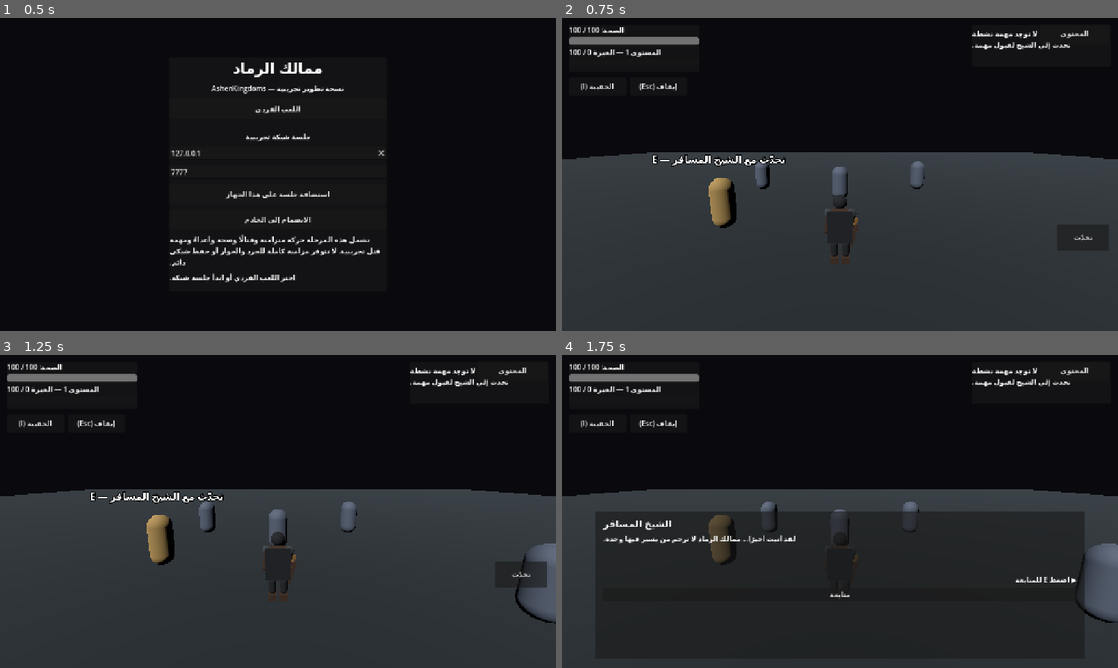
Above: before the commit, frames 1-4 (two rows, left to right).
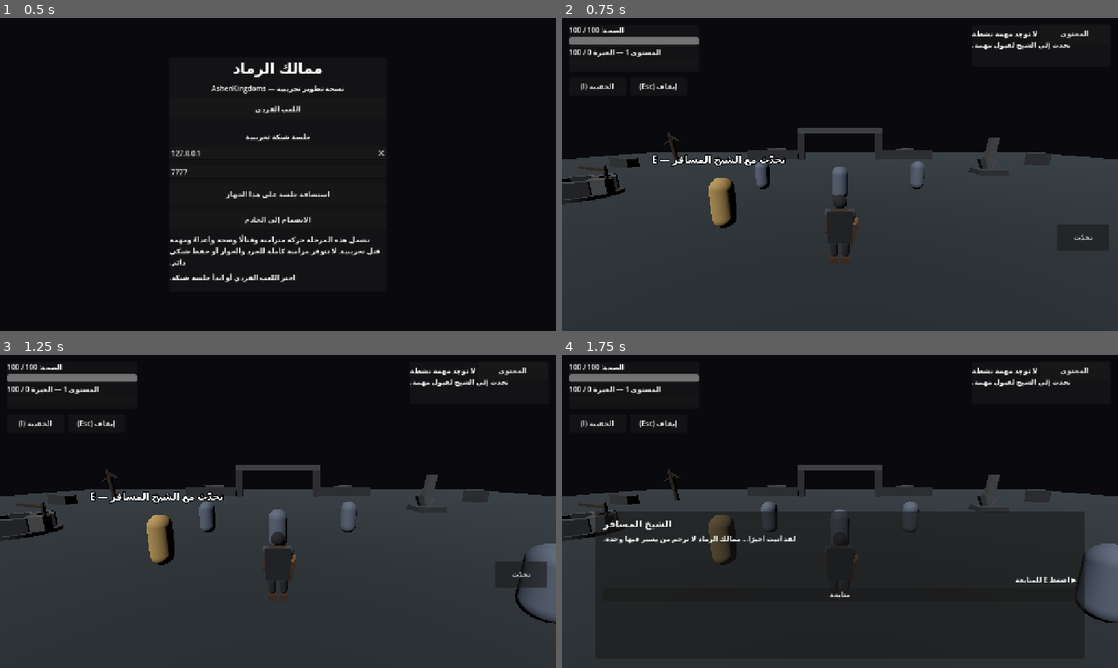
Above: after the commit, the same moments.

Repository: areagleegy/AshenKingdoms
Game: Godot game, scene res://scenes/ui/MainMenu.tscn
Same seed, same stepped clock (60 frames per second), same inputs: the game is played once before the commit and once after it.
Inputs (mouse positions are in pixels of both pictures, inside the frame that each line leads up to):
- Up to frame 1 (0.5 s): no input
- Up to frame 2 (0.75 s): click "اللعب الفردي" at 0.5 s
- Up to frame 3 (1.25 s): no input
- Up to frame 4 (1.75 s): tap Enter (ui_accept) at 1.25 s; move the mouse to (867, 511) at 1.27 s; press the mouse at (867, 511) at 1.28 s; hold W (move_forward) from 1.28 s (still down); tap Space (jump) at 1.52 s

Frame 1 is identical in both runs. In frame 2, 1.6% of the frame differs, in the area x 0-89%, y 35-60%; in frame 3, 1.6%; in frame 4, 1.5%.

Commit message:
Build playable Ashen Basin landmark geometry from world catalog

Diff:
--- a/scripts/core/main.gd
+++ b/scripts/core/main.gd
@@ -13,6 +13,7 @@
 const HUD_SCRIPT: Script = preload("res://scripts/ui/hud.gd")
 const NPC_SCENE: PackedScene = preload("res://scenes/npc/NPC.tscn")
 const INTERACTION_SCRIPT: Script = preload("res://scripts/player/interaction_detector.gd")
+const REGION_BUILDER_SCRIPT: Script = preload("res://scripts/world/starting_region_builder.gd")
 
 var world: Node3D
 var player: CharacterBody3D
@@ -150,6 +151,11 @@
 		return
 	world.set_meta("region_id", str(region.get("id", "ashen_basin")))
 	world.set_meta("region_data", region.duplicate(true))
+	var region_builder := REGION_BUILDER_SCRIPT.new() as RefCounted
+	if region_builder != null:
+		var features: Node3D = region_builder.call("build", world, region)
+		if is_instance_valid(features):
+			world.set_meta("region_features_path", str(world.get_path_to(features)))
 	var region_name: Variant = region.get("name", {})
 	if region_name is Dictionary:
 		world.set_meta("region_name_ar", str(region_name.get("ar", "حوض الرماد")))
--- /dev/null
+++ b/scripts/world/starting_region_builder.gd
@@ -0,0 +1,212 @@
+extends RefCounted
+class_name StartingRegionBuilder
+
+const STARTER_REGION_ID := "ashen_basin"
+const STONE_DARK := Color(0.16, 0.17, 0.19, 1.0)
+const STONE_MID := Color(0.25, 0.26, 0.27, 1.0)
+const ASH_WOOD := Color(0.17, 0.12, 0.09, 1.0)
+const EMBER_GLOW := Color(0.62, 0.23, 0.075, 1.0)
+const WELL_WATER := Color(0.035, 0.10, 0.13, 1.0)
+
+
+func build(parent: Node3D, region: Dictionary) -> Node3D:
+	var feature_root := Node3D.new()
+	feature_root.name = "RegionFeatures"
+	feature_root.set_meta("region_id", str(region.get("id", "")))
+	parent.add_child(feature_root)
+
+	if str(region.get("id", "")) != STARTER_REGION_ID:
+		return feature_root
+
+	var landmarks: Variant = region.get("landmarks", [])
+	if not landmarks is Array:
+		push_warning("Starting region landmarks are malformed; only the terrain will be shown.")
+		return feature_root
+
+	if landmarks.has("cinder_gate"):
+		_build_cinder_gate(feature_root)
+	if landmarks.has("pilgrims_well"):
+		_build_pilgrims_well(feature_root)
+	if landmarks.has("broken_waystone"):
+		_build_broken_waystone(feature_root)
+
+	_build_perimeter_props(feature_root)
+	return feature_root
+
+
+func _build_cinder_gate(parent: Node3D) -> void:
+	var poi := _create_poi(parent, "cinder_gate", Vector3(0.0, 0.0, -25.0))
+	_add_box(poi, "GateLeftPillar", Vector3(0.9, 4.2, 1.0), Vector3(-5.5, 2.1, 0.0), STONE_DARK, true)
+	_add_box(poi, "GateRightPillar", Vector3(0.9, 4.2, 1.0), Vector3(5.5, 2.1, 0.0), STONE_DARK, true)
+	_add_box(poi, "GateLintel", Vector3(11.9, 0.65, 1.1), Vector3(0.0, 4.05, 0.0), STONE_MID, true)
+	_add_box(poi, "LeftOuterWall", Vector3(7.2, 1.35, 0.85), Vector3(-9.6, 0.68, 0.0), STONE_DARK, true)
+	_add_box(poi, "RightOuterWall", Vector3(7.2, 1.35, 0.85), Vector3(9.6, 0.68, 0.0), STONE_DARK, true)
+	_add_box(poi, "BrokenCopingLeft", Vector3(2.8, 0.22, 1.05), Vector3(-9.0, 1.47, 0.0), STONE_MID, false, Vector3(0.0, 0.0, -3.0))
+	_add_box(poi, "BrokenCopingRight", Vector3(2.2, 0.2, 1.05), Vector3(9.3, 1.45, 0.0), STONE_MID, false, Vector3(0.0, 0.0, 4.0))
+
+
+func _build_pilgrims_well(parent: Node3D) -> void:
+	var poi := _create_poi(parent, "pilgrims_well", Vector3(-14.0, 0.0, -6.0))
+	_add_cylinder(poi, "WellFoundation", 1.65, 0.18, Vector3(0.0, 0.09, 0.0), STONE_DARK, true)
+	for index in range(8):
+		var angle := TAU * float(index) / 8.0
+		var segment_position := Vector3(cos(angle) * 1.18, 0.53, sin(angle) * 1.18)
+		_add_box(
+			poi, "WellStone_%02d" % index,
+			Vector3(0.88, 0.82, 0.42), segment_position, STONE_MID, true,
+			Vector3(0.0, rad_to_deg(angle), 0.0)
+		)
+	_add_cylinder(poi, "DarkWater", 0.91, 0.035, Vector3(0.0, 0.39, 0.0), WELL_WATER, false)
+	_add_box(poi, "RopePost", Vector3(0.12, 1.45, 0.12), Vector3(1.45, 0.9, -0.05), ASH_WOOD, true)
+	_add_box(poi, "RopeArm", Vector3(1.35, 0.12, 0.12), Vector3(0.8, 1.48, -0.05), ASH_WOOD, false, Vector3(0.0, 0.0, -7.0))
+
+
+func _build_broken_waystone(parent: Node3D) -> void:
+	var poi := _create_poi(parent, "broken_waystone", Vector3(13.0, 0.0, -13.0))
+	_add_box(poi, "WaystoneBase", Vector3(2.4, 0.42, 1.65), Vector3(0.0, 0.21, 0.0), STONE_DARK, true)
+	_add_box(
+		poi, "MainFragment", Vector3(0.62, 2.7, 0.48), Vector3(0.0, 1.75, 0.0),
+		STONE_MID, true, Vector3(0.0, 0.0, -8.0)
+	)
+	_add_box(
+		poi, "BrokenFragmentLeft", Vector3(0.42, 1.15, 0.4), Vector3(-0.58, 0.83, 0.05),
+		STONE_DARK, true, Vector3(0.0, 0.0, 23.0)
+	)
+	_add_box(
+		poi, "BrokenFragmentRight", Vector3(0.38, 0.84, 0.36), Vector3(0.54, 0.62, -0.04),
+		STONE_MID, true, Vector3(0.0, 0.0, -31.0)
+	)
+	_add_box(poi, "FaintEmberMark", Vector3(0.08, 1.05, 0.025), Vector3(0.0, 1.55, -0.25), EMBER_GLOW, false)
+
+
+func _build_perimeter_props(parent: Node3D) -> void:
+	var rock_positions: Array[Vector3] = [
+		Vector3(-23.0, 0.0, -17.0), Vector3(23.0, 0.0, -19.0),
+		Vector3(-26.0, 0.0, -3.0), Vector3(26.0, 0.0, 5.0),
+		Vector3(-22.0, 0.0, 16.0), Vector3(20.0, 0.0, 21.0),
+		Vector3(-10.0, 0.0, 30.0), Vector3(11.0, 0.0, 31.0)
+	]
+	var rock_sizes: Array[Vector3] = [
+		Vector3(1.8, 1.0, 1.3), Vector3(2.1, 1.35, 1.4),
+		Vector3(1.4, 0.8, 1.1), Vector3(1.7, 1.05, 1.6)
+	]
+	for index in range(rock_positions.size()):
+		var rock_size: Vector3 = rock_sizes[index % rock_sizes.size()]
+		var position := rock_positions[index] + Vector3.UP * rock_size.y * 0.5
+		_add_box(
+			parent, "AshRock_%02d" % index, rock_size, position, STONE_DARK, true,
+			Vector3(0.0, float(index * 19), float((index % 3) * 7 - 7))
+		)
+
+	_build_burnt_tree(parent, "BurntTree_Northwest", Vector3(-20.0, 0.0, -20.0))
+	_build_burnt_tree(parent, "BurntTree_East", Vector3(20.0, 0.0, -4.0))
+	_build_burnt_tree(parent, "BurntTree_South", Vector3(16.0, 0.0, 23.0))
+
+
+func _build_burnt_tree(parent: Node3D, tree_name: String, position: Vector3) -> void:
+	_add_cylinder(
+		parent, tree_name + "_Trunk", 0.24, 3.7, position + Vector3.UP * 1.85,
+		ASH_WOOD, true, Vector3(0.0, 0.0, 6.0)
+	)
+	_add_box(
+		parent, tree_name + "_BranchLeft", Vector3(1.55, 0.16, 0.2),
+		position + Vector3(-0.45, 2.6, 0.0), ASH_WOOD, false, Vector3(0.0, 0.0, 31.0)
+	)
+	_add_box(
+		parent, tree_name + "_BranchRight", Vector3(1.2, 0.16, 0.2),
+		position + Vector3(0.38, 3.0, 0.02), ASH_WOOD, false, Vector3(0.0, 0.0, -34.0)
+	)
+
+
+func _create_poi(parent: Node3D, landmark_id: String, position: Vector3) -> Node3D:
+	var poi := Node3D.new()
+	poi.name = "POI_%s" % landmark_id
+	poi.position = position
+	poi.set_meta("landmark_id", landmark_id)
+	parent.add_child(poi)
+	return poi
+
+
+func _add_box(
+	parent: Node3D,
+	object_name: String,
+	size: Vector3,
+	position: Vector3,
+	tint: Color,
+	with_collision: bool,
+	local_rotation: Vector3 = Vector3.ZERO
+) -> Node3D:
+	var object: Node3D
+	if with_collision:
+		object = StaticBody3D.new()
+	else:
+		object = Node3D.new()
+	object.name = object_name
+	object.position = position
+	object.rotation_degrees = local_rotation
+	parent.add_child(object)
+
+	var box_mesh := BoxMesh.new()
+	box_mesh.size = size
+	var mesh_node := MeshInstance3D.new()
+	mesh_node.name = "Visual"
+	mesh_node.mesh = box_mesh
+	mesh_node.material_override = _make_material(tint)
+	object.add_child(mesh_node)
+
+	if with_collision:
+		var collision_node := CollisionShape3D.new()
+		collision_node.name = "CollisionShape3D"
+		var collision_shape := BoxShape3D.new()
+		collision_shape.size = size
+		collision_node.shape = collision_shape
+		object.add_child(collision_node)
+	return object
+
+
+func _add_cylinder(
+	parent: Node3D,
+	object_name: String,
+	radius: float,
+	height: float,
+	position: Vector3,
+	tint: Color,
+	with_collision: bool,
+	local_rotation: Vector3 = Vector3.ZERO
+) -> Node3D:
+	var object: Node3D
+	if with_collision:
+		object = StaticBody3D.new()
+	else:
+		object = Node3D.new()
+	object.name = object_name
+	object.position = position
+	object.rotation_degrees = local_rotation
+	parent.add_child(object)
+
+	var cylinder_mesh := CylinderMesh.new()
+	cylinder_mesh.top_radius = radius
+	cylinder_mesh.bottom_radius = radius
+	cylinder_mesh.height = height
+	var mesh_node := MeshInstance3D.new()
+	mesh_node.name = "Visual"
+	mesh_node.mesh = cylinder_mesh
+	mesh_node.material_override = _make_material(tint)
+	object.add_child(mesh_node)
+
+	if with_collision:
+		var collision_node := CollisionShape3D.new()
+		collision_node.name = "CollisionShape3D"
+		var collision_shape := CylinderShape3D.new()
+		collision_shape.radius = radius
+		collision_shape.height = height
+		collision_node.shape = collision_shape
+		object.add_child(collision_node)
+	return object
+
+
+func _make_material(tint: Color) -> StandardMaterial3D:
+	var material := StandardMaterial3D.new()
+	material.albedo_color = tint
+	material.roughness = 0.96
+	return material
--- /dev/null
+++ b/tests/starting_region_builder_test.gd
@@ -0,0 +1,66 @@
+extends SceneTree
+
+const BUILDER_SCRIPT := "res://scripts/world/starting_region_builder.gd"
+var failures := 0
+
+
+func _initialize() -> void:
+	call_deferred("_run")
+
+
+func _run() -> void:
+	var builder_script := load(BUILDER_SCRIPT) as Script
+	_check(builder_script != null, "starting region builder script loads")
+	if builder_script == null:
+		quit(1)
+		return
+
+	var host := Node3D.new()
+	host.name = "BuilderTestHost"
+	root.add_child(host)
+	var builder := builder_script.new() as RefCounted
+	_check(builder != null, "starting region builder can be instantiated")
+	if builder == null:
+		host.queue_free()
+		quit(1)
+		return
+
+	var region := {
+		"id": "ashen_basin",
+		"landmarks": ["cinder_gate", "pilgrims_well", "broken_waystone"]
+	}
+	var features: Node3D = builder.call("build", host, region) as Node3D
+	_check(features != null, "builder returns the starter region features node")
+	if features == null:
+		host.queue_free()
+		quit(1)
+		return
+
+	_check(features.get_node_or_null("POI_cinder_gate") != null, "catalog gate landmark creates a gate POI")
+	_check(features.get_node_or_null("POI_pilgrims_well") != null, "catalog well landmark creates a well POI")
+	_check(features.get_node_or_null("POI_broken_waystone") != null, "catalog waystone landmark creates a waystone POI")
+	var gate := features.get_node_or_null("POI_cinder_gate")
+	_check(gate.has_meta("landmark_id") and gate.get_meta("landmark_id") == "cinder_gate", "gate POI keeps its catalog landmark ID")
+	_check(gate.get_node_or_null("GateLeftPillar/CollisionShape3D") != null, "gate structure includes physical collision")
+	_check(features.get_node_or_null("BurntTree_East_Trunk/CollisionShape3D") != null, "perimeter props include physical collision")
+
+	var other_host := Node3D.new()
+	other_host.name = "OtherRegionTestHost"
+	root.add_child(other_host)
+	var other_features: Node3D = builder.call(
+		"build", other_host, {"id": "coalwood", "landmarks": ["widow_tree"]}
+	) as Node3D
+	_check(other_features != null and other_features.get_child_count() == 0, "other regions do not receive the Ashen Basin layout")
+
+	host.queue_free()
+	other_host.queue_free()
+	print("[starting-region-builder] failures: %d" % failures)
+	quit(1 if failures > 0 else 0)
+
+
+func _check(condition: bool, message: String) -> void:
+	if condition:
+		print("[PASS] %s" % message)
+	else:
+		failures += 1
+		push_error("[FAIL] %s" % message)
Not shown, changed: .github/workflows/validate.yml
